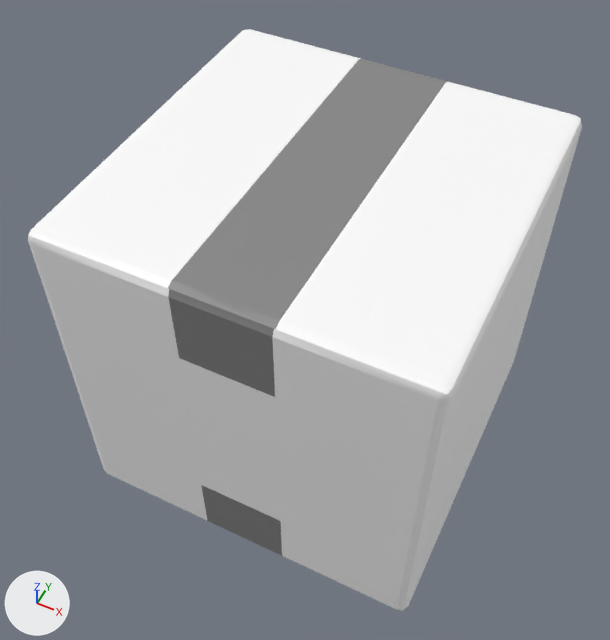
One commit to the FBX model Unity/CarePackage/Assets/CarePackageDepot/Models/Box.fbx: the scene before it, then after it.
One viewpoint serves both versions: a 50 mm camera at (0.00689, -0.0029, 0.0045) aimed at (0.00548, -0.00007, 0.00096). The lights are fixed; the arrows at lower left show +X, +Y and +Z. Where no turn or scale is listed for an object, it has been applied to the vertices.

In view in the first picture: 'BoxBody', 'LidLeft', 'LidRight'.
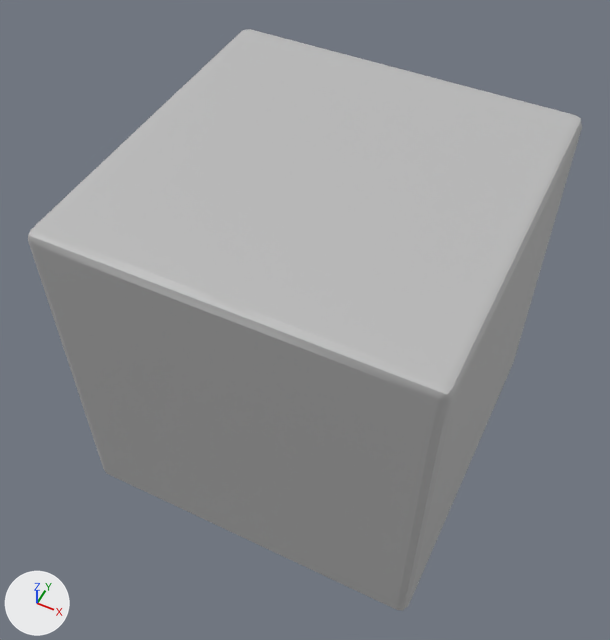
The change, as a diff of the scene's bpy script:
```diff
--- a/Unity/CarePackage/Assets/CarePackageDepot/Models/Box.fbx.py
+++ b/Unity/CarePackage/Assets/CarePackageDepot/Models/Box.fbx.py
@@ mat_depotboxmaterial @@
+mat_depotboxmaterial = principled_material('DepotBoxMaterial')
+mat_depotboxmaterial.base_color = (0.5, 0.5, 0.5)  # grey #bcbcbc
+mat_depotboxmaterial.roughness = 0.553
@@ me_mesh_002 @@
 me_mesh_002.from_pydata(...)  # 32 vertices, 33 faces; spans x 0.00001..0.001, y -0.00098..0.00098, z -0.00006..0.00001
 # used by ob_lidleft; location = (0.004546, 0.0, 0.00198)
+# me_mesh_002 part 5: all 30 faces that had it switch from mat_packagematerial (white #ffffff) to mat_depotboxmaterial (grey #bcbcbc)
+# me_mesh_002 part 6: all 3 faces that had it switch from mat_packagetapematerial (grey #878787) to mat_depotboxmaterial (grey #bcbcbc)
@@ me_mesh_001 @@
 me_mesh_001.from_pydata(...)  # 32 vertices, 33 faces; spans x -0.001..-0.00001, y -0.00098..0.00098, z -0.00006..0.00001
 # used by ob_lidright; location = (0.006541, 0.0, 0.00198)
+# me_mesh_001 part 3: all 30 faces that had it switch from mat_packagematerial (white #ffffff) to mat_depotboxmaterial (grey #bcbcbc)
+# me_mesh_001 part 4: all 3 faces that had it switch from mat_packagetapematerial (grey #878787) to mat_depotboxmaterial (grey #bcbcbc)
@@ me_mesh @@
 me_mesh.from_pydata(...)  # 200 vertices, 172 faces; spans x -0.001..0.001, y -0.001..0.001, z -0.001..0.00098
 # used by ob_boxbody; location = (0.005544, 0.0, 0.000997)
+# me_mesh part 1: all 150 faces that had it switch from mat_packagematerial (white #ffffff) to mat_depotboxmaterial (grey #bcbcbc)
+# me_mesh part 2: all 22 faces that had it switch from mat_packagetapematerial (grey #878787) to mat_depotboxmaterial (grey #bcbcbc)
```

Changed parts and their boxes (x1, y1, x2, y2) in the pictures (610 x 640 px):
part 1 of me_mesh, recoloured
    both: (28, 122, 582, 611)
part 2 of me_mesh, recoloured
    both: (168, 289, 282, 556)
part 3 of me_mesh_001, recoloured (white to grey)
    both: (276, 82, 581, 394)
part 4 of me_mesh_001, recoloured
    both: (220, 70, 448, 329)
part 5 of me_mesh_002, recoloured (white to grey)
    both: (29, 29, 361, 288)
part 6 of me_mesh_002, recoloured
    both: (168, 59, 403, 308)
